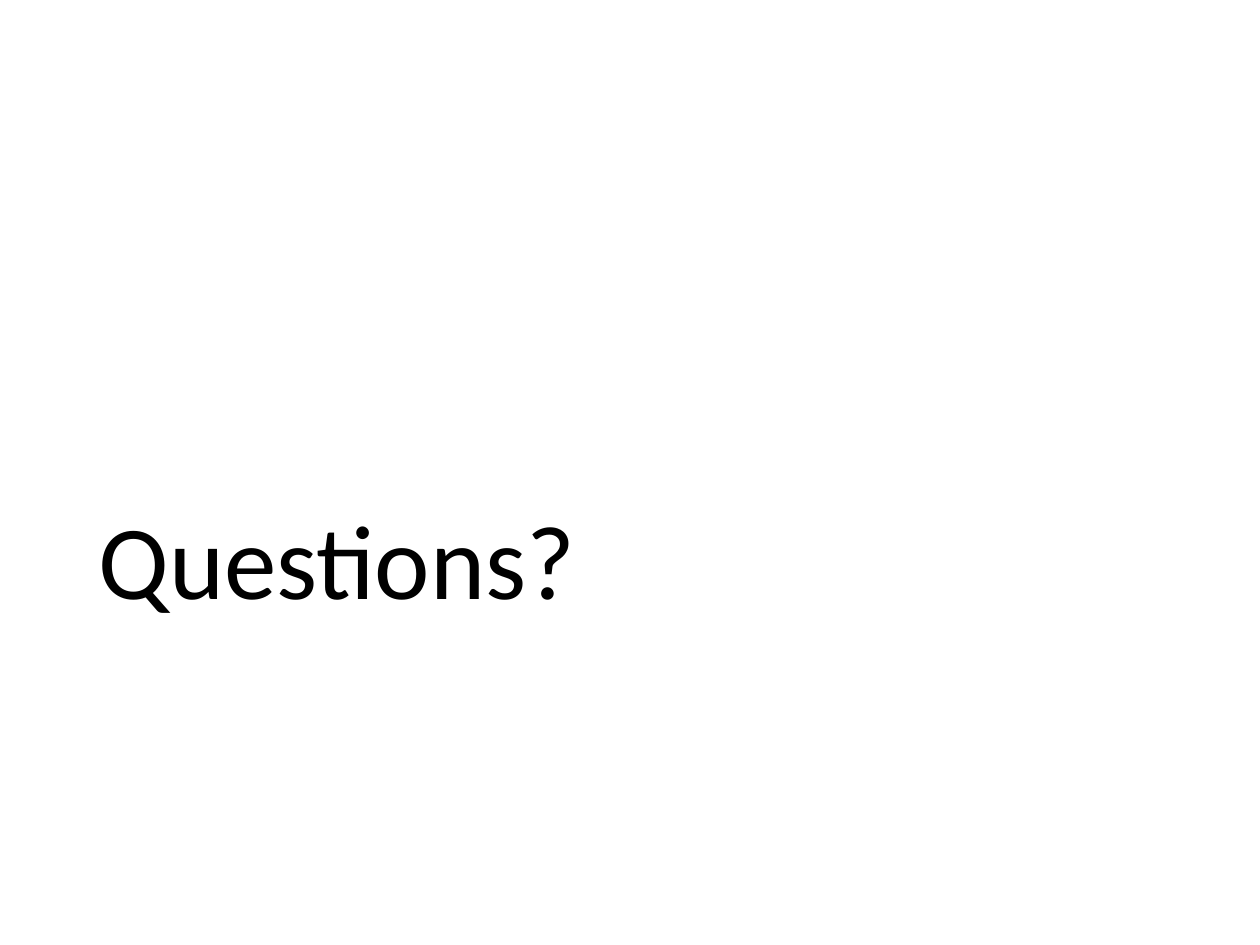
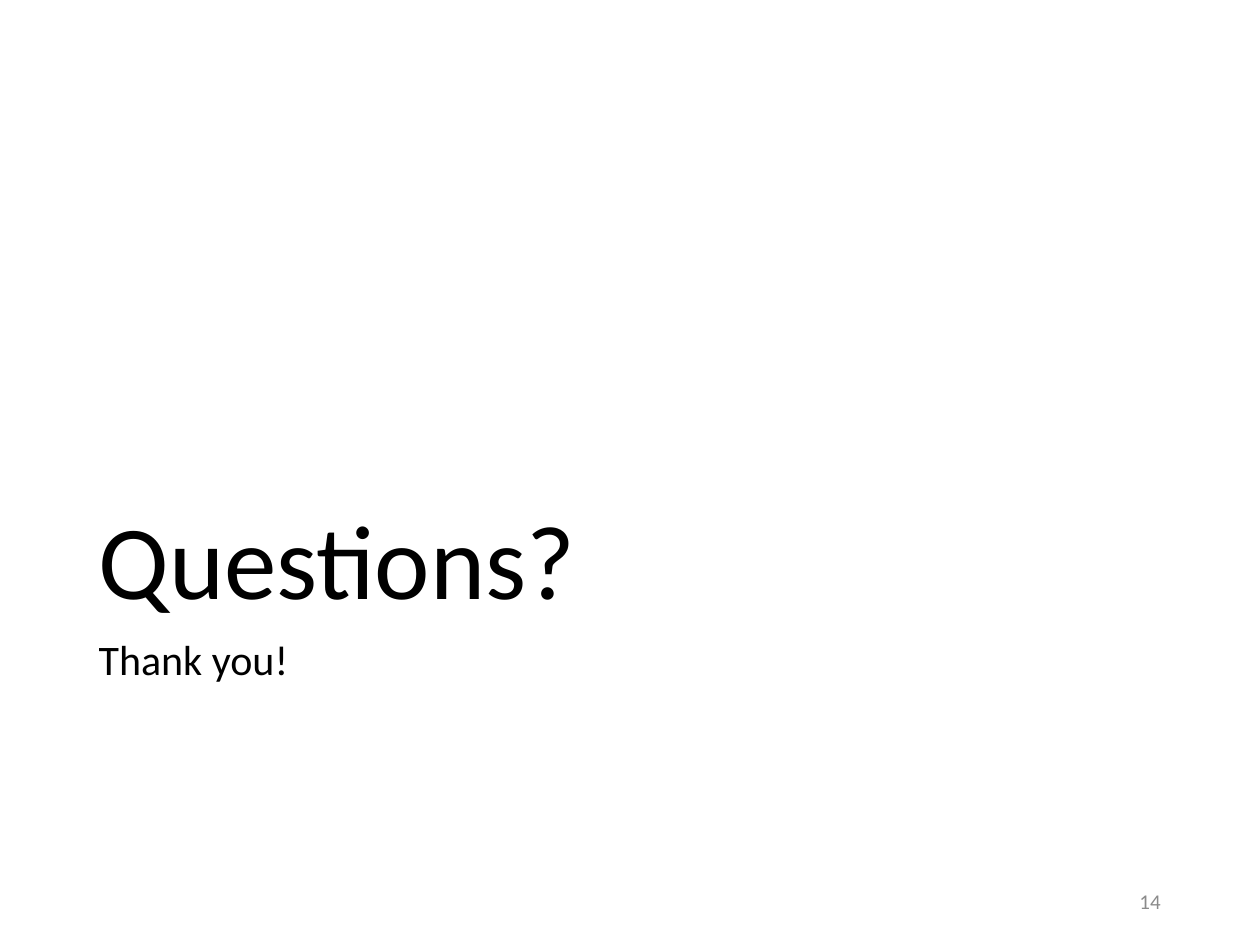
Before and after one commit to dwdii/DataAcqMgmt, a slide deck: slide 14 of FinalProject/FinalProject-Dittenhafer-USBirthsAnalysis.pptx (slide 13 before the commit). Drawn at 1260x945 pixels with LibreOffice and Linux fonts; fonts in the diff are those of the drawing; background and template pictures are left out. Boxes give left, top, right and bottom in pixels: in the first picture for what was removed or moved away, otherwise in the second. Text is boxed around its words. In the diff, an @@ line names an element or a change of style, - is before the commit and + after.

Commit message:
+ old viz

```diff
--- a/FinalProject/FinalProject-Dittenhafer-USBirthsAnalysis.pptx
+++ b/FinalProject/FinalProject-Dittenhafer-USBirthsAnalysis.pptx
@@ text added at [99,645,288,682], 24 pt, text #000000 @@
+Thank you!
@@ page number added at [1139,895,1160,909], 12 pt, text #8C8C8C @@
+14
```
Also in this commit, not shown: 12 other slides changed, 1 slide added.
